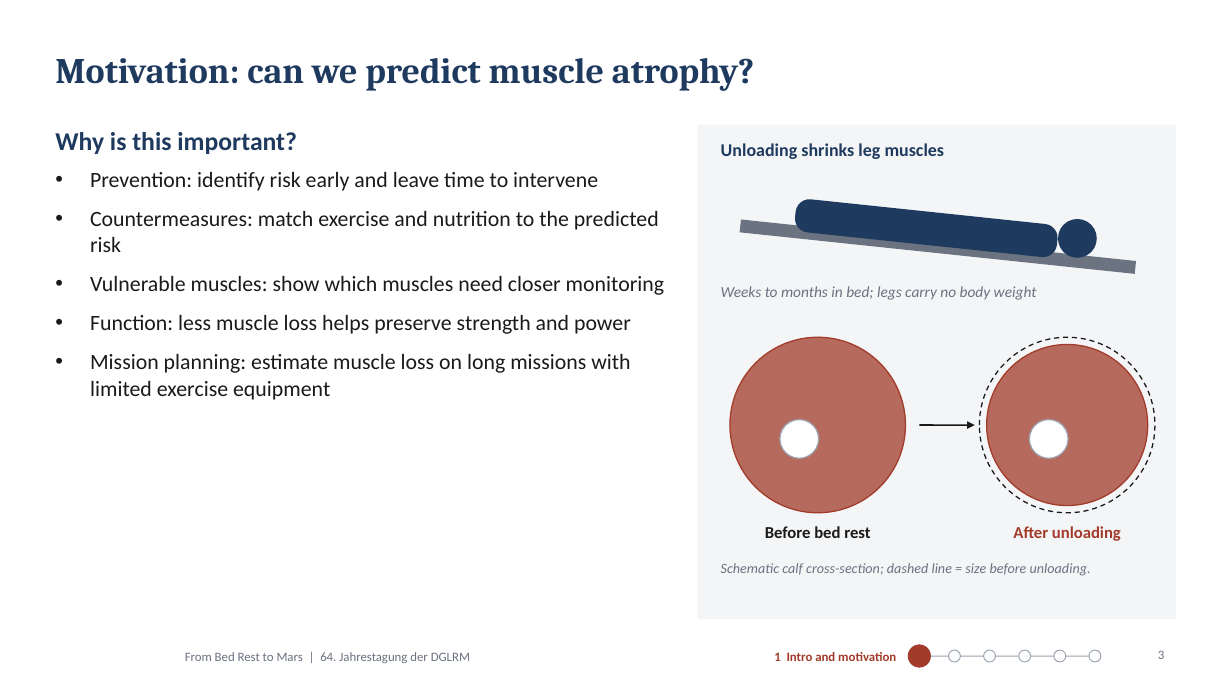
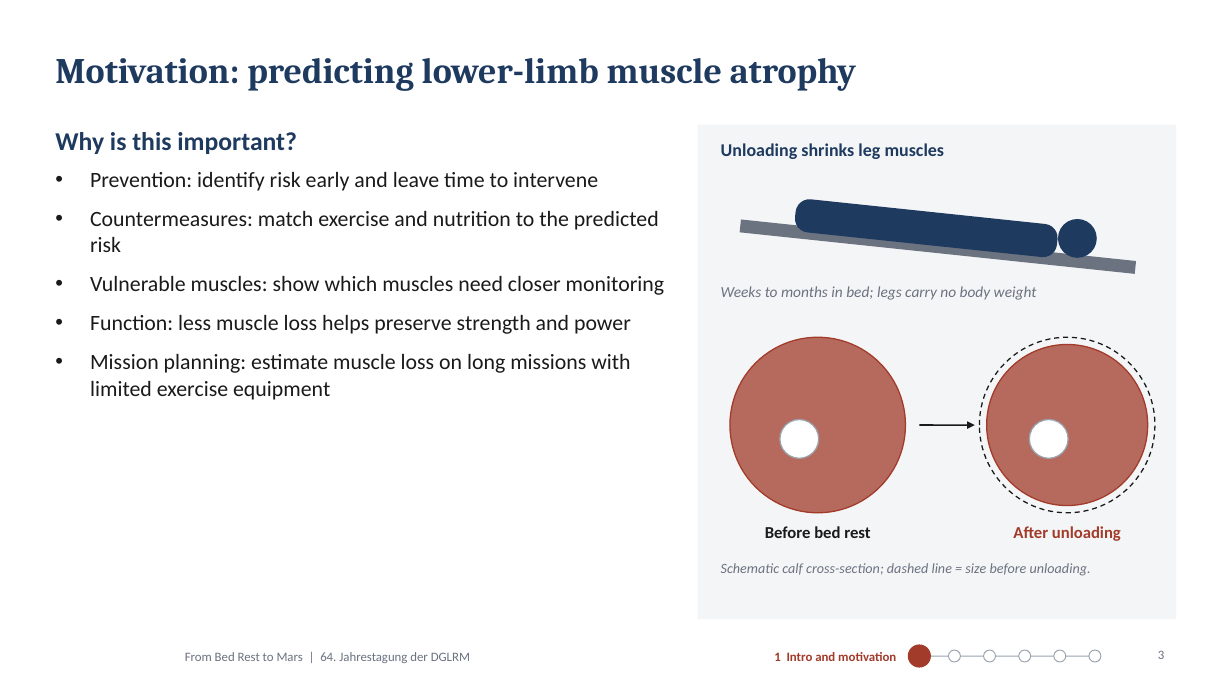
Before and after one commit to MiladBahariQaragoz/BedrestToMars, a slide deck: slide 3 of presentation/bed-rest-to-mars-talk.pptx. Drawn at 1232x693 pixels with LibreOffice and Linux fonts; fonts in the diff are those of the drawing; background and template pictures are left out. Boxes give left, top, right and bottom in pixels: in the first picture for what was removed or moved away, otherwise in the second. Text is boxed around its words. In the diff, an @@ line names an element or a change of style, - is before the commit and + after.

```diff
--- a/presentation/bed-rest-to-mars-talk.pptx
+++ b/presentation/bed-rest-to-mars-talk.pptx
@@ title at [55, 58, 856, 91]: text changed @@
-Motivation: can we predict muscle atrophy?
+Motivation: predicting lower-limb muscle atrophy
```
Also in this commit, not shown: 14 other slides changed, 3 other files.
